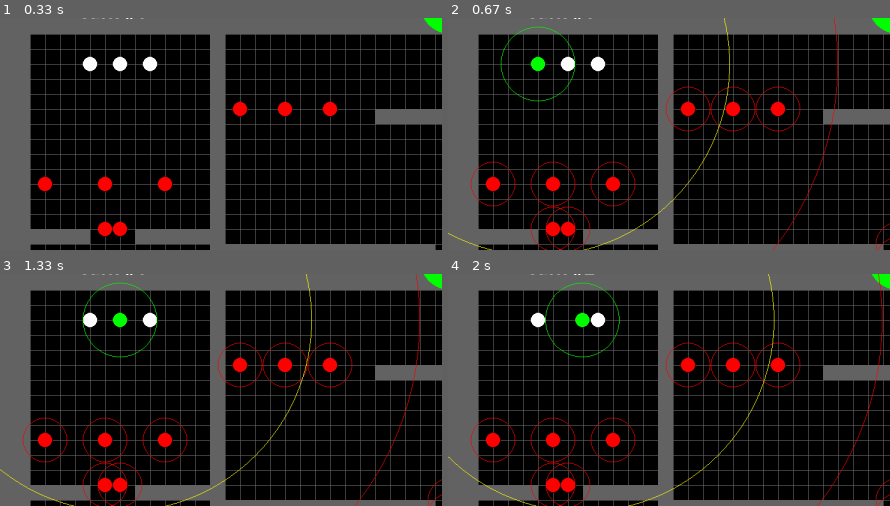
Above: before the commit, frames 1-4 (two rows, left to right).
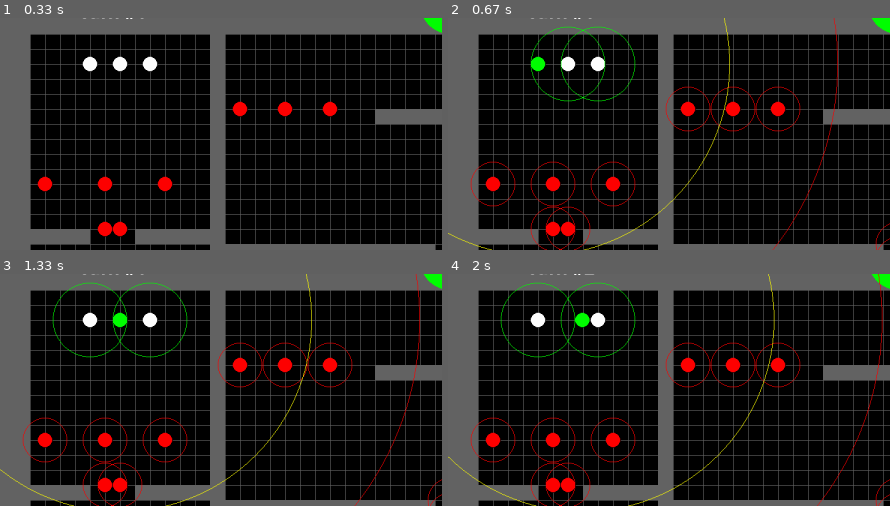
Above: after the commit, the same moments.

Repository: MarcSlakey/40k
Game: pygame game, started from pygame/main.py
Two runs of this game, one before a commit and one after it. Both use one fixed random seed, a clock stepped at 60 frames per second and the inputs below.
Inputs (mouse positions are % of the whole screen's width and height, from its top left):
- Up to frame 1 (0.33 s): no input
- Up to frame 2 (0.67 s): click (10, 13) at 0.38 s
- Up to frame 3 (1.33 s): press the mouse at (14, 13) at 0.7 s; move the mouse to (33, 38) at 0.8 s; release the mouse at (52, 63) at 0.93 s; click (14, 13) at 1.05 s
- Up to frame 4 (2 s): right-click (33, 19) at 1.38 s; tap Enter at 1.67 s
The pictures show only the part of the screen within x 0-50%, y 3-53%; the shares and areas given below are measured in that part.

Frame 1 is identical in both runs. In frame 2, 1.0% of the frame differs, in the area x 11-43%, y 3-37%; in frame 3, 0.9%; in frame 4, 1.0%.

Commit message:
Gave cohesion radius to non-selected models for more natural movement decision making

Diff:
--- a/pygame/main.py
+++ b/pygame/main.py
@@ -164,7 +164,6 @@
 			pygame.draw.circle(self.screen, YELLOW, (self.selected_model.x, self.selected_model.y), int(self.selected_model.max_move), 1)
 
 		pygame.draw.circle(self.screen, RED, (self.selected_model.x, self.selected_model.y), self.selected_model.weapon_range, 1)
-		pygame.draw.circle(self.screen, GREEN, (self.selected_model.x, self.selected_model.y), self.selected_model.true_cohesion_radius, 1)
 
 	def draw_sprites(self):
 		self.all_sprites.draw(self.screen)
@@ -209,6 +208,9 @@
 			#Melee radius (one inch)
 			for sprite in self.targets:
 				pygame.draw.circle(self.screen, RED, sprite.rect.center, sprite.true_melee_radius, 1)
+			for sprite in self.selectable_models:
+				if sprite != self.selected_model:
+					pygame.draw.circle(self.screen, GREEN, (sprite.x, sprite.y), sprite.true_cohesion_radius, 1)
 
 		self.draw_cohesion_indicator()
 
